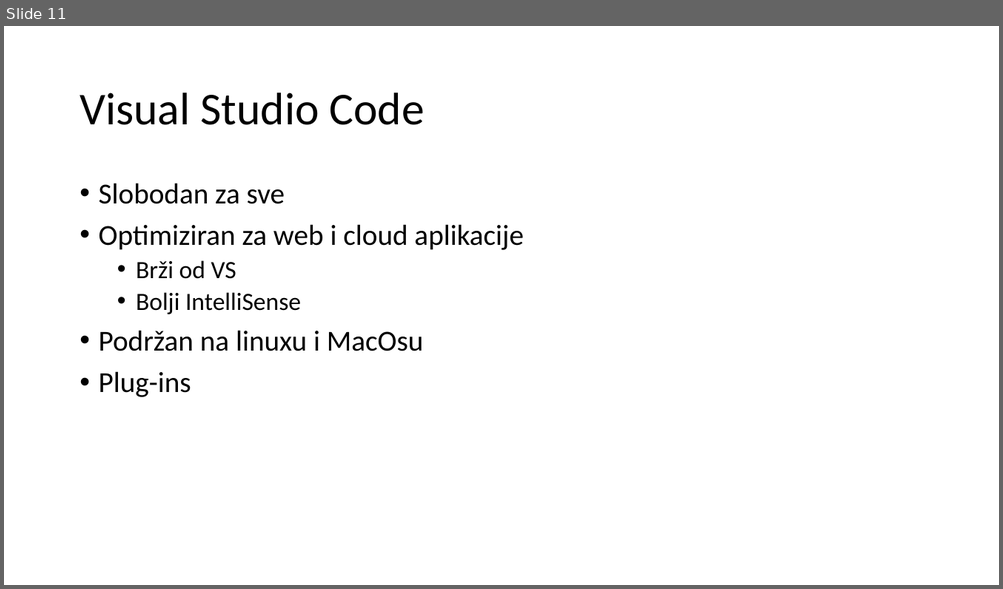
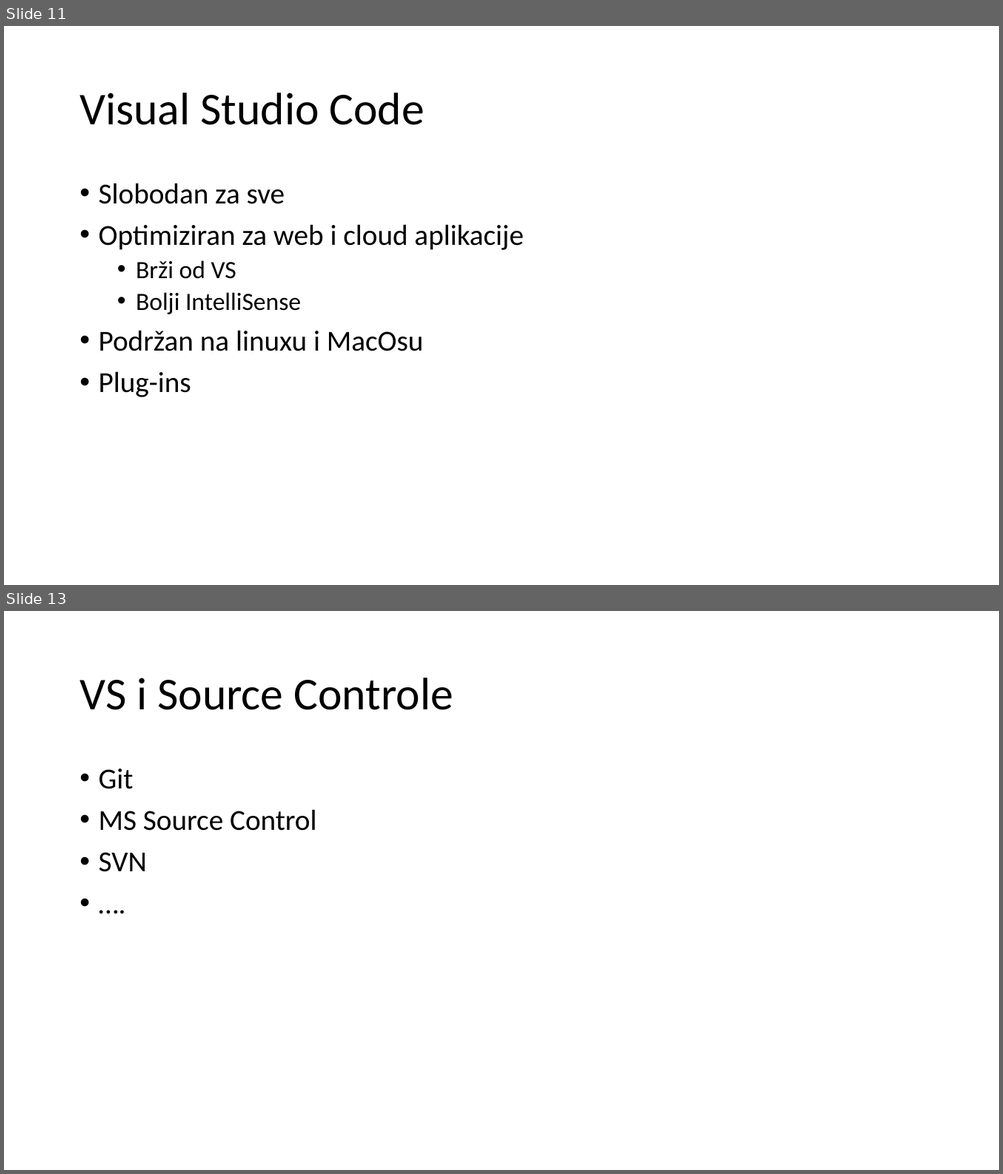
Before and after one commit to mmssniper/angular-workshop, a slide deck: prezentacije/1-3 Alati u razvoju.pptx. Shown one above the other, each under a label of ours: slide 11 before the commit, slides 11 and 13 after it; the slides between them are not shown. The pictures are 1003x589 and 1003x1174 pixels, drawn with LibreOffice and Linux fonts; fonts in the diff are those of the drawing. Boxes give left, top, right and bottom in pixels: in the first picture for what was removed or moved away, otherwise in the second. Text is boxed around its words. In the diff, an @@ line names an element or a change of style, - is before the commit and + after.

```diff
--- a/prezentacije/1-3 Alati u razvoju.pptx
+++ b/prezentacije/1-3 Alati u razvoju.pptx
@@ slide 13 added at bbox=[4, 611, 999, 1170], background #FFFFFF @@
@@ title added at bbox=[79, 678, 452, 710], 44 pt, text #000000 @@
+VS i Source Controle
@@ text added at bbox=[99, 769, 316, 872], 28 pt, text #000000 @@
+• Git
+• MS Source Control
+• SVN
+• ….
```
Also in this commit, not shown: 2 slides changed, 2 other slides added, 2 other files.
